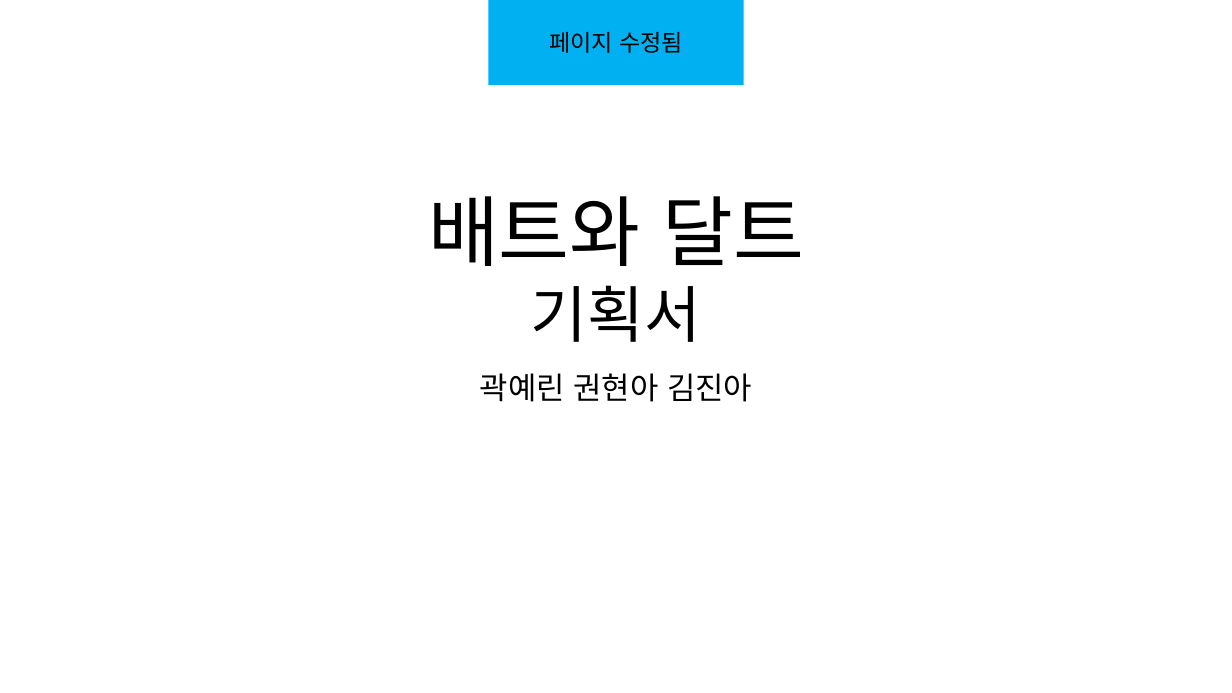
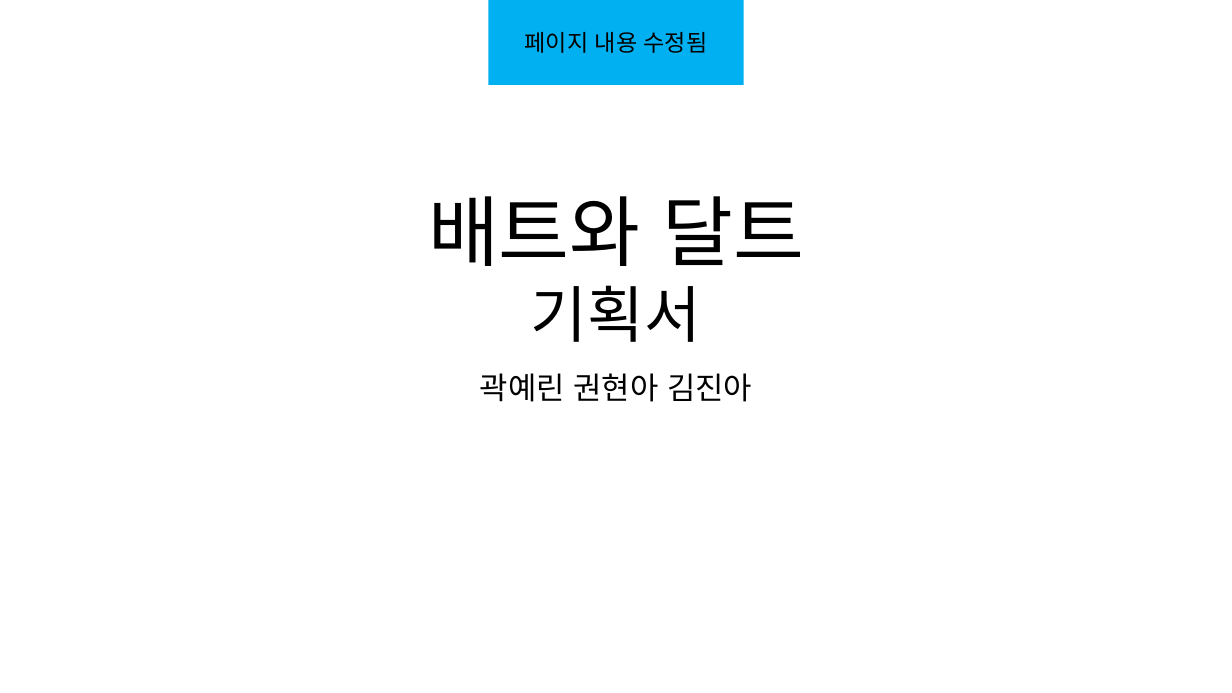
Before and after one commit to kwakyerin/2026_Graduation_Project, a slide deck: slide 1 of documents/HyunahKwon/design/designing/for_teammates/배트와 달트_기획서.pptx. Drawn at 1232x693 pixels with LibreOffice and Linux fonts; fonts in the diff are those of the drawing. Boxes give left, top, right and bottom in pixels: in the first picture for what was removed or moved away, otherwise in the second. Text is boxed around its words. In the diff, an @@ line names an element or a change of style, - is before the commit and + after.

```diff
--- a/documents/HyunahKwon/design/designing/for_teammates/배트와 달트_기획서.pptx
+++ b/documents/HyunahKwon/design/designing/for_teammates/배트와 달트_기획서.pptx
@@ text in rectangle at (525,32,708,53): text changed @@
-페이지 수정됨
+페이지 내용 수정됨
```
Also in this commit, not shown: 28 other slides changed, 4 other files.
